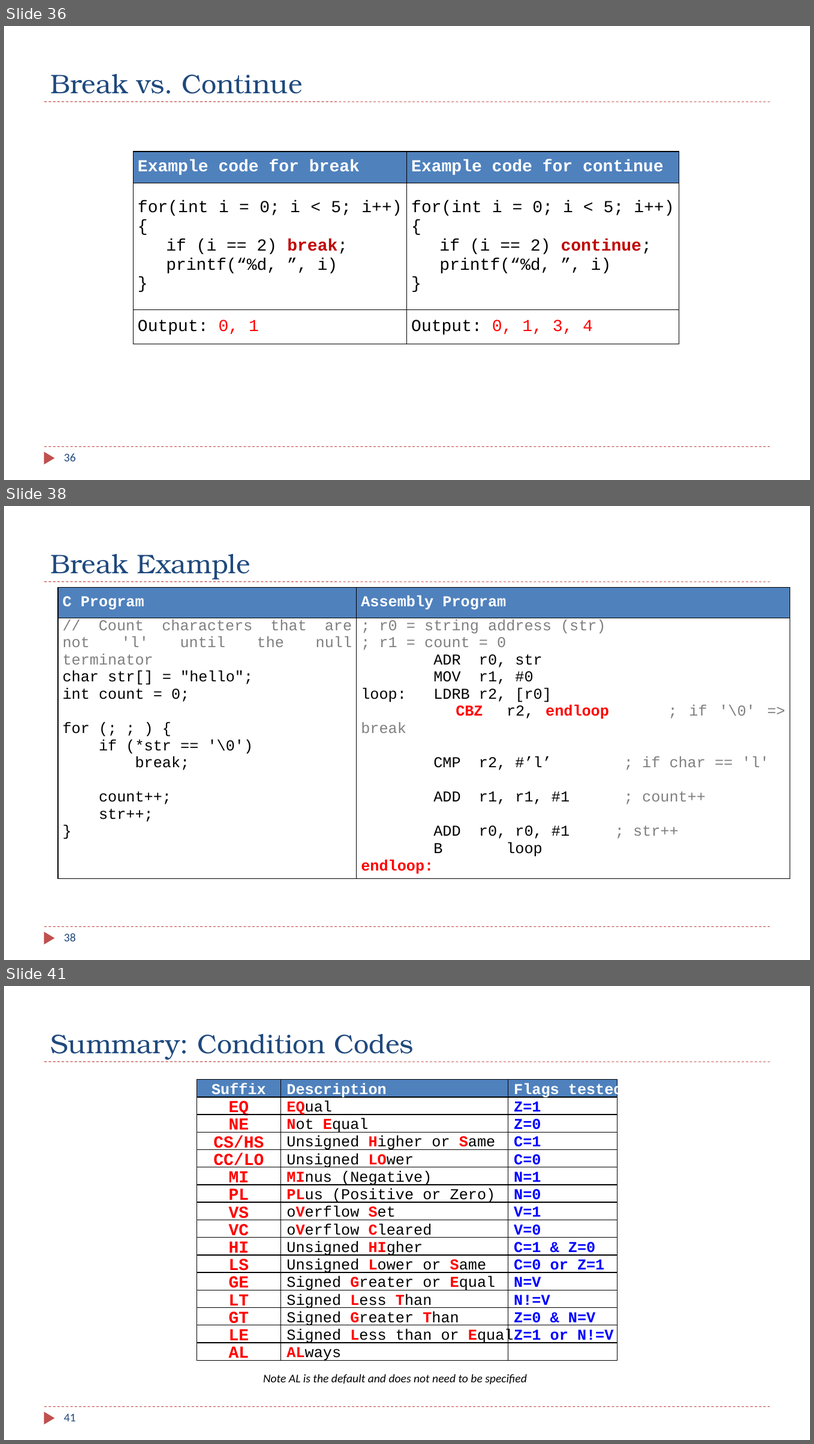
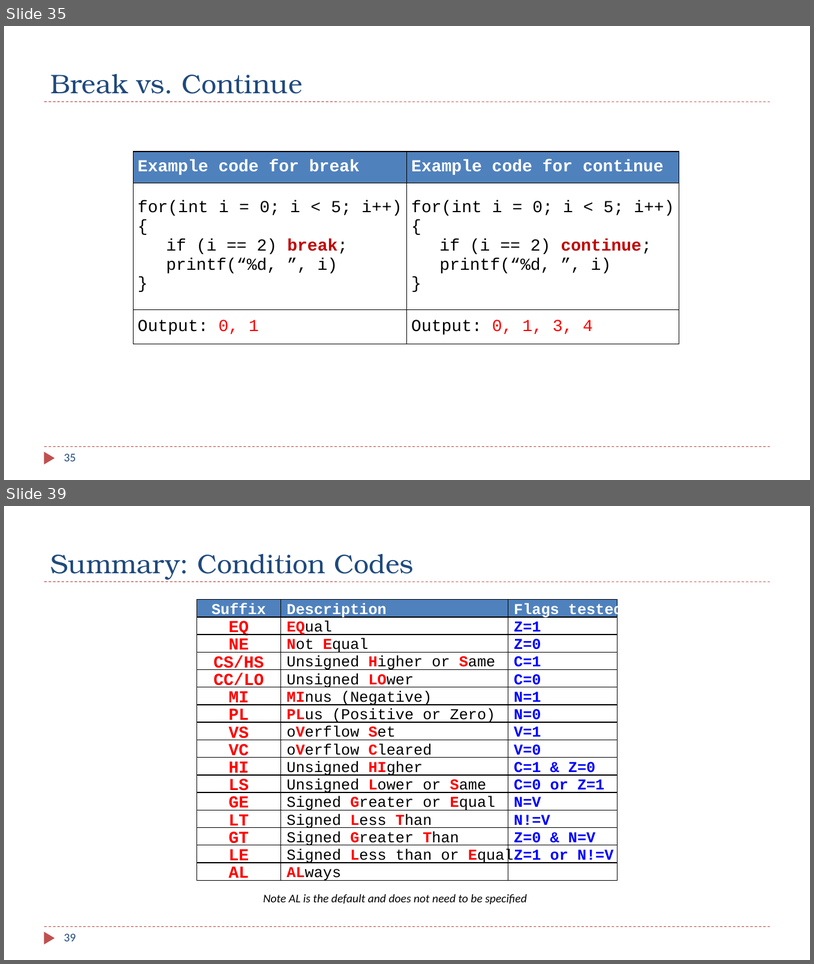
Before and after one commit to guhofstra/CSC111Fa26, a slide deck: PPTs/Ch6_ARM_Control_Flow.pptx. Shown one above the other, each under a label of ours: slides 36, 38 and 41 before the commit, slides 35 and 39 after it; the slides between them are not shown. The pictures are 814x1444 and 814x964 pixels, drawn with LibreOffice and Linux fonts; fonts in the diff are those of the drawing. Boxes give left, top, right and bottom in pixels: in the first picture for what was removed or moved away, otherwise in the second. Text is boxed around its words. In the diff, an @@ line names an element or a change of style, - is before the commit and + after.

```diff
--- a/PPTs/Ch6_ARM_Control_Flow.pptx
+++ b/PPTs/Ch6_ARM_Control_Flow.pptx
@@ slide 38 removed at [4, 506, 810, 960], background #FFFFFF; not listed: 3 template elements that a slide beside it also shows @@
@@ title removed at [50, 554, 250, 579] @@
-Break Example
@@ table removed at [58, 588, 791, 879], 2 rows, 2 columns @@
-C Program | Assembly Program
-// Count characters that are not 'l' until the null terminator / char str[] = "hello"; / int count = 0; / for (; ; ) { / if (*str == '\0') / break; / count++; / str++; / } | ; r0 = string address (str) / ; r1 = count = 0 / ADR r0, str / MOV r1, #0 / loop: LDRB r2, [r0] / CBZ r2, endloop ; if '\0' => break / CMP r2, #’l’ ; if char == 'l' / ADD r1, r1, #1 ; count++ / ADD r0, r0, #1 ; str++ / B loop / endloop:
@@ page number removed at [64, 933, 76, 941] @@
-38
@@ what was slide 36 is now slide 35 @@
@@ page number at [64, 453, 76, 461]: text changed @@
-36
+35
@@ what was slide 41 is now slide 39 @@
@@ page number at [64, 933, 76, 941]: text changed @@
-41
+39
```
Also in this commit, not shown: 19 slides changed, 1 other slide removed, 3 other files.
